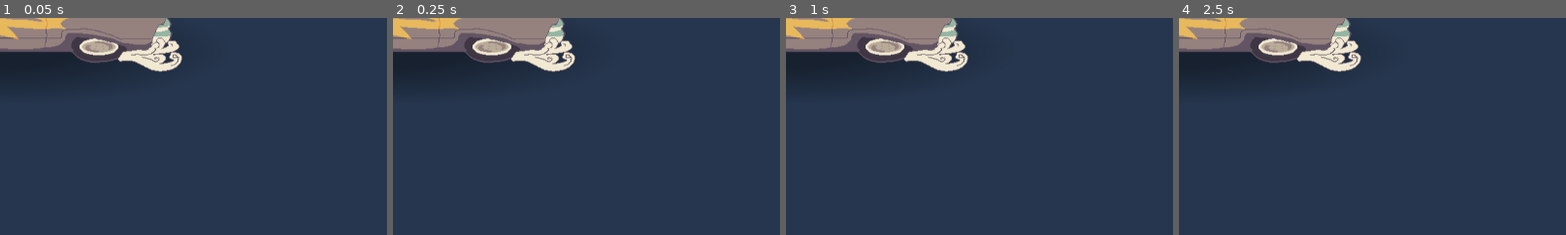
Above: before the commit, frames 1-4 (left to right).
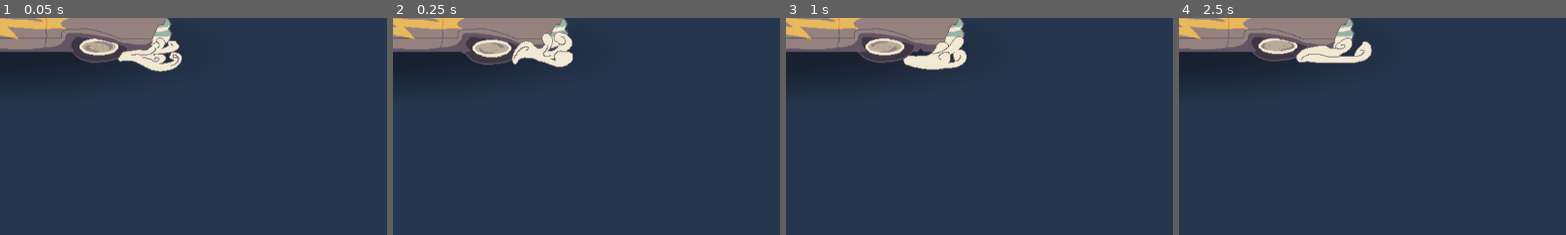
Above: after the commit, the same moments.

Repository: klynicol/crimson_year
Game: Godot game, scene res://scenes/mobs/car_boss.tscn
The game is run twice, just before and just after one commit, with the same random seed, the same clock (stepped at 60 frames per second) and the same inputs. This scene is started directly instead of the project's main scene.
Inputs (mouse positions are % of the whole screen's width and height, from its top left):
- Up to frame 1 (0.05 s): no input
- Up to frame 2 (0.25 s): no input
- Up to frame 3 (1 s): tap Enter at 0.5 s; move the mouse to (72, 45) at 0.52 s; hold D (right) from 0.53 s (still down); tap X (attack) at 0.6 s; click (72, 45) at 0.67 s
- Up to frame 4 (2.5 s): move the mouse to (30, 55) at 1.27 s; release D (right) at 1.28 s; hold S (down) 1.28-2.03 s; tap X (attack) at 1.35, 2.3 s; move the mouse to (60, 28) at 2.02 s; hold D (right) from 2.03 s (still down); hold Space (dash) from 2.03 s (still down)
The pictures show only the part of the screen within x 0-50%, y 0-50%; the shares and areas given below are measured in that part.

Frame 1 is identical in both runs. In frame 2, 2.5% of the frame differs, in the area x 0-48%, y 0-25%; in frame 3, 2.5%; in frame 4, 2.5%.
Error before the commit: Cannot call method 'get_children' on a null value. (res://scripts/mobs/car_boss.gd:162)
Error after the commit: Cannot call method 'get_children' on a null value. (res://scripts/mobs/car_boss.gd:181)

Commit message:
boss sounds

Diff:
--- a/scenes/mobs/car_boss.tscn
+++ b/scenes/mobs/car_boss.tscn
@@ -7,6 +7,7 @@
 [ext_resource type="Texture2D" uid="uid://byqhp4f42ros3" path="res://assets/sprites/boss/Car_boss_flip_atk-Sheet.png" id="3_x82i0"]
 [ext_resource type="PackedScene" uid="uid://djowbeb05s5os" path="res://scenes/lifebar.tscn" id="4_3es33"]
 [ext_resource type="Texture2D" uid="uid://7mluljjat5eu" path="res://assets/sprites/boss/Car_boss_flip_death-Sheet.png" id="4_6njw6"]
+[ext_resource type="AudioStream" uid="uid://up323uc0xsbb" path="res://audio/sfx/boss_engine/Car_engine-loop-01.wav" id="8_v11r1"]
 
 [sub_resource type="Resource" id="Resource_3es33"]
 script = ExtResource("2_72ys1")
@@ -260,8 +261,8 @@
 [node name="AnimatedSprite2D" type="AnimatedSprite2D" parent="." unique_id=1921947143]
 position = Vector2(-5, -107)
 sprite_frames = SubResource("SpriteFrames_72ys1")
-animation = &"attack"
-frame = 4
+animation = &"walk"
+autoplay = "walk"
 
 [node name="CollisionShape2D" type="CollisionShape2D" parent="." unique_id=1744847645]
 position = Vector2(1, -31.5)
@@ -287,3 +288,8 @@
 
 [node name="CombEmitter" type="Marker2D" parent="." unique_id=545700726]
 position = Vector2(257, -214)
+
+[node name="CarEngineLoop" type="AudioStreamPlayer2D" parent="." unique_id=1425140960]
+stream = ExtResource("8_v11r1")
+volume_db = -10.0
+playback_type = 1
--- a/scenes/water_spray_projectile.tscn
+++ b/scenes/water_spray_projectile.tscn
@@ -11,8 +11,8 @@
 shader_parameter/cone_softness = 0.06
 shader_parameter/cone_softness_spread = 0.02
 shader_parameter/cone_center = 0.5
-shader_parameter/density = 11.0
-shader_parameter/mist_scale = 120.0
+shader_parameter/density = 11.5
+shader_parameter/mist_scale = 100.0
 shader_parameter/mist_strength = 1.125
 shader_parameter/falloff = 0.915
 shader_parameter/scroll_speed = 2.565
--- a/scripts/game.gd
+++ b/scripts/game.gd
@@ -73,7 +73,7 @@
 	funk.stop()
 	if PLAY_MUSIC:
 		rockabily.play()
-	stage.init_wave(1)
+	stage.init_wave(3) #TESTING
 	# Release focus from the Play button so Space (dash) doesn't re-trigger this and call prepare_for_wave again
 	get_viewport().gui_release_focus()
 
--- a/scripts/mobs/boss.gd
+++ b/scripts/mobs/boss.gd
@@ -11,7 +11,7 @@
 #override
 func _physics_process(delta: float) -> void:
 	if Game.paused:
-		sprite.pause()
+		# sprite.pause()
 		return
 	sprite.play()
 	_check_state(delta)
--- a/scripts/mobs/car_boss.gd
+++ b/scripts/mobs/car_boss.gd
@@ -3,6 +3,9 @@
 const PROJECTILE_SCENE: PackedScene = preload("uid://ddqeip5vg2qsl")
 
 const SPAWN_COOLDOWN: float = 3
+const TIME_TRIGGER_SCREECH_SOUND: float = 1.0
+var screech_sound_played: bool = false
+var engine_loop_sound_played: bool = false
 
 const WOBBLE_ANGLE_DEG: float = 10
 const WOBBLE_SPEED: float = 0.4
@@ -29,13 +32,15 @@
 }
 
 # [sound, played]
-var sounds := [
-	[preload("uid://go2ejpgvc17o"), false],
-	# [preload("uid://dr4fluy7y0eic"), false],
-	# [preload("uid://cflg2ph6g7dw4"), false],
+var spawn_sound = preload("res://audio/sfx/boss_engine/Car-screech-02.wav")
+var battle_sounds = [
+	preload("res://audio/sfx/boss_engine/Car_rev-01.wav"),
+	# preload("res://audio/sfx/actual effect/lelolelo/highpitch.wav"),
+	# preload("res://audio/sfx/actual effect/lelolelo/lowlelo.wav"),
 ]
 
 @onready var audio_player: AudioStreamPlayer2D = $AudioStreamPlayer2D
+@onready var engine_audio_player: AudioStreamPlayer2D = $CarEngineLoop
 
 ## grab all these boss markers
 # Collect all lane markers and their submarkers from $BossMarkers group for quick access
@@ -49,6 +54,7 @@
 signal spawn_completed
 
 func _ready() -> void:
+	engine_audio_player.stop()
 	_collect_lane_markers()
 	boss_type = BossType.CAR
 	spawn_cooldown = SPAWN_COOLDOWN
@@ -97,18 +103,31 @@
 	# We're running a special bootup sequence for the boss.
 	spawn_cooldown -= delta
 
-	if spawn_cooldown <= SPAWN_COOLDOWN / 2:
+	if spawn_cooldown <= TIME_TRIGGER_SCREECH_SOUND:
 		trigger_sound()
 
 	if spawn_cooldown > 0.0:
 		return
 
+	if not engine_loop_sound_played:
+		engine_loop_sound_played = true
+		engine_audio_player.play()
+
 	if not _spawn_completed:
 		_spawn_completed = true
 		spawn_completed.emit()
 
+	_random_play_battle_sound()
+
 	# check_position_in_lanes()
 	super._physics_process(delta)
+
+func _random_play_battle_sound() -> void:
+	if randf() > 0.007:
+		return
+	var random_sound = battle_sounds.pick_random()
+	audio_player.stream = random_sound
+	audio_player.play()
 
 func chase(target_pos: Vector2, delta: float) -> void:
 	_wobble_time += delta
@@ -164,11 +183,8 @@
 		max_positions[sprite.name] = sprite.global_position[x_or_y]
 
 func trigger_sound() -> void:
-	if _spawn_completed:
+	if _spawn_completed or screech_sound_played:
 		return
-	var sound = sounds[randi() % sounds.size()]
-	if sound[1]:
-		return
-	sound[1] = true
-	audio_player.stream = sound[0]
+	audio_player.stream = spawn_sound
 	audio_player.play()
+	screech_sound_played = true
--- a/scripts/mobs/greaser_gecko.gd
+++ b/scripts/mobs/greaser_gecko.gd
@@ -21,14 +21,14 @@
 		audio_stream_player_2d.play()
 
 func _shoot_projectile(target_pos: Vector2) -> void:
-	target_pos += Vector2(150, 0) #account for car movement
+	# target_pos += Vector2(150, 0) #account for car movement
 	var projectile = PROJECTILE_SCENE.instantiate()
 	var pos_y = projectile_emitter.global_position.y
 	var pos_x = projectile_emitter.global_position.x
 	if sprite.flip_h:
 		pos_x += projectile_emitter.position.x * -2
 	projectile.global_position = Vector2(pos_x, pos_y)
-	projectile.dir = global_position.angle_to_point(target_pos)
+	projectile.dir = projectile_emitter.global_position.angle_to_point(target_pos)
 	projectile.damage = stats.damage
 	World.ySort.add_child(projectile)
 	audio_stream_player_2d.stream = attack_sfx
--- a/scripts/world.gd
+++ b/scripts/world.gd
@@ -8,7 +8,7 @@
 static var player_instance: CharacterBody2D
 static var ground: TileMapLayer
 static var conveyor: TileMapLayer
-static var walls: TileMapLayer
+# static var walls: TileMapLayer
 static var ySort: Node2D
 
 # Find all the "GreaserSpawn" nodes and get their global position
@@ -25,7 +25,7 @@
 
 func _ready():
 	ground = get_node("Ground")
-	walls = get_node("Walls")
+	# walls = get_node("Walls")
 	_set_instances()  # Run immediately so player_instance is ready before StageManager._init_wave
 	conveyor_y_max = conveyor_y_max_marker.global_position.y
 	conveyor_y_min = conveyor_y_min_marker.global_position.y
Not shown, changed: audio/sfx/boss_engine/Car_engine-loop-01.wav.import
